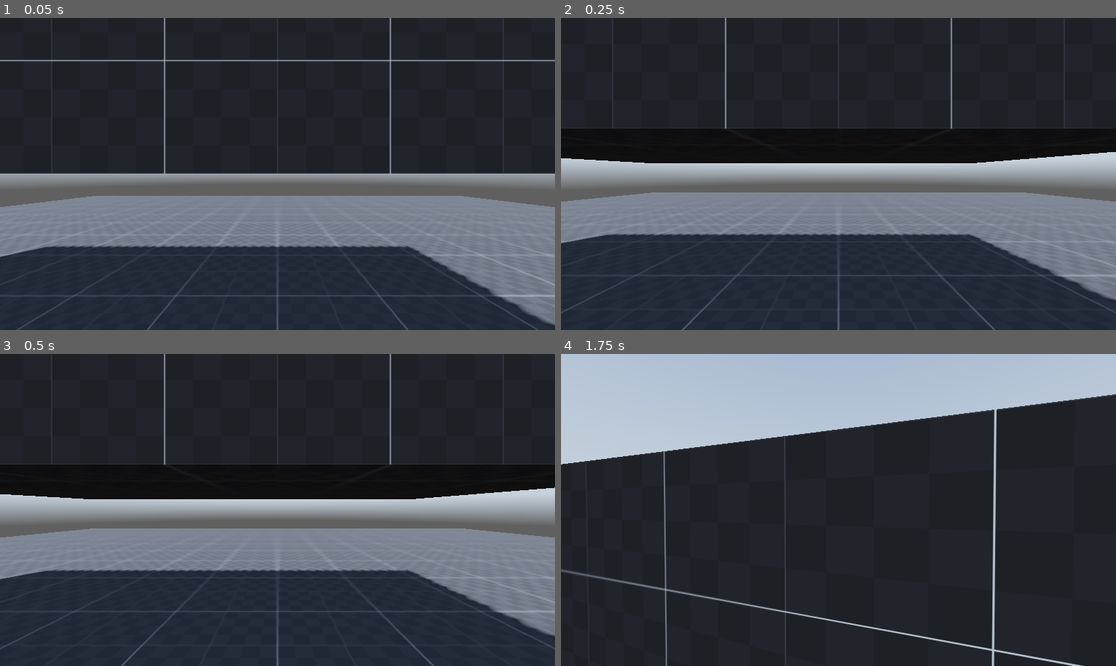
Above: before the commit, frames 1-4 (two rows, left to right).
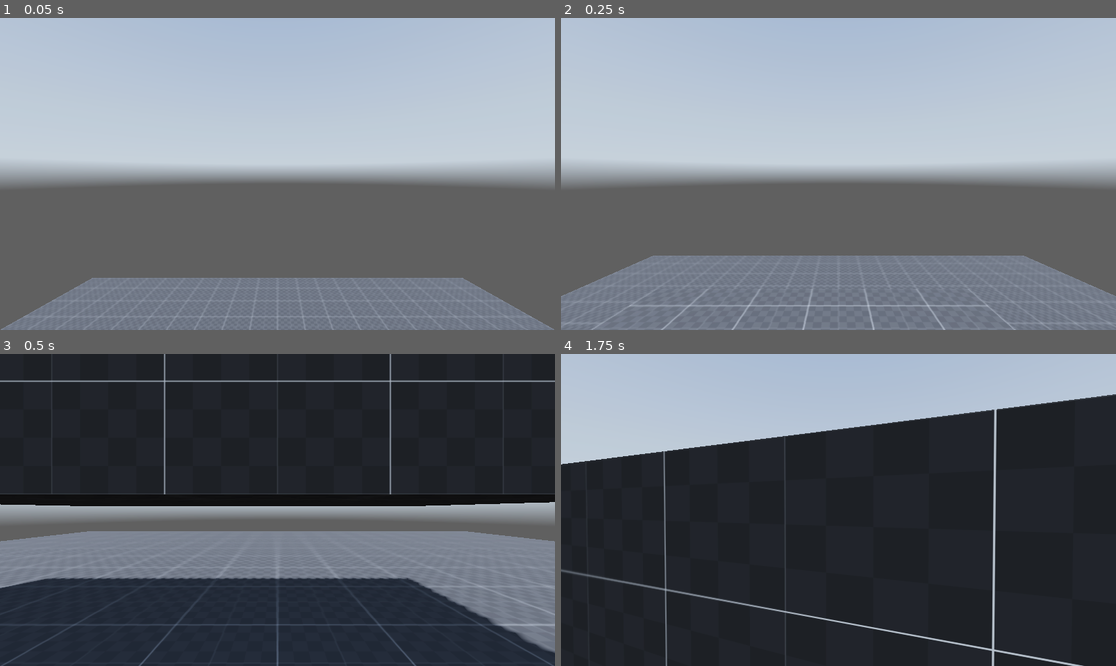
Above: after the commit, the same moments.

Repository: BryanDistefano2001/abandonware2.0
Game: Godot game, scene res://scenes/world.tscn
Two runs of this game, one before a commit and one after it. Both use one fixed random seed, a clock stepped at 60 frames per second and the inputs below. A sky picture missing from this copy of the repository is replaced by a grey-blue gradient.
Inputs (mouse positions are in pixels of both pictures, inside the frame that each line leads up to):
- Up to frame 1 (0.05 s): no input
- Up to frame 2 (0.25 s): no input
- Up to frame 3 (0.5 s): no input
- Up to frame 4 (1.75 s): move the mouse to (866, 510) at 0.52 s; hold W (forward) from 0.53 s (still down); tap Space (jump) at 0.6, 0.77, 1.07, 1.52, 1.55 s; click (866, 510) at 0.67 s; move the mouse to (810, 510) at 1.27 s; tap Ctrl (crouch) at 1.35 s

The runs differ from the first frame. In frame 1, 92% of the frame differs, in the area x 0-100%, y 0-100%; in frame 2, 89%; in frame 3, 13%; in frame 4, nothing differs.

Commit message:
prebranch 1: jump buffer
making a pre branch. going to mess with jump timers

Diff:
--- a/scenes/player.tscn
+++ b/scenes/player.tscn
@@ -54,5 +54,5 @@
 
 [node name="jump_buffer_timer" type="Timer" parent="."]
 unique_name_in_owner = true
-wait_time = 0.1
+wait_time = 0.05
 one_shot = true
--- a/scenes/world.tscn
+++ b/scenes/world.tscn
@@ -42,4 +42,4 @@
 shadow_enabled = true
 
 [node name="player" parent="." instance=ExtResource("3_4wyf3")]
-transform = Transform3D(1, 0, 0, 0, 1, 0, 0, 0, 1, 0, -0.6, 1)
+transform = Transform3D(1, 0, 0, 0, 1, 0, 0, 0, 1, 0, 3.94604, 1)
--- a/scripts/player.gd
+++ b/scripts/player.gd
@@ -55,9 +55,11 @@
 	# Add the gravity.
 	if not is_on_floor():
 		velocity += get_gravity() * delta * gravity_sens
+	if not is_on_floor() and jump_buffer_timer.is_stopped():
 		jump_buffer_timer.start()
-
-
+		print(jump_buffer_timer)
+	if is_on_floor():
+		jump_buffer_timer.start()
 	# handles crouching and sprinting logic
 	if Input.is_action_pressed("crouch"):
 		speed_current = speed_crouching # sets current speed to crouching sped
@@ -83,7 +85,7 @@
 	#direction = (transform.basis * Vector3(input_dir.x, 0, input_dir.y)).normalized()
 	direction = lerp(direction,(transform.basis * Vector3(input_dir.x, 0.0, input_dir.y)).normalized(), delta * lerp_speed)
 
-	print("direction + ", direction)
+
 
 	if direction:
 		velocity.x = direction.x * speed_current
